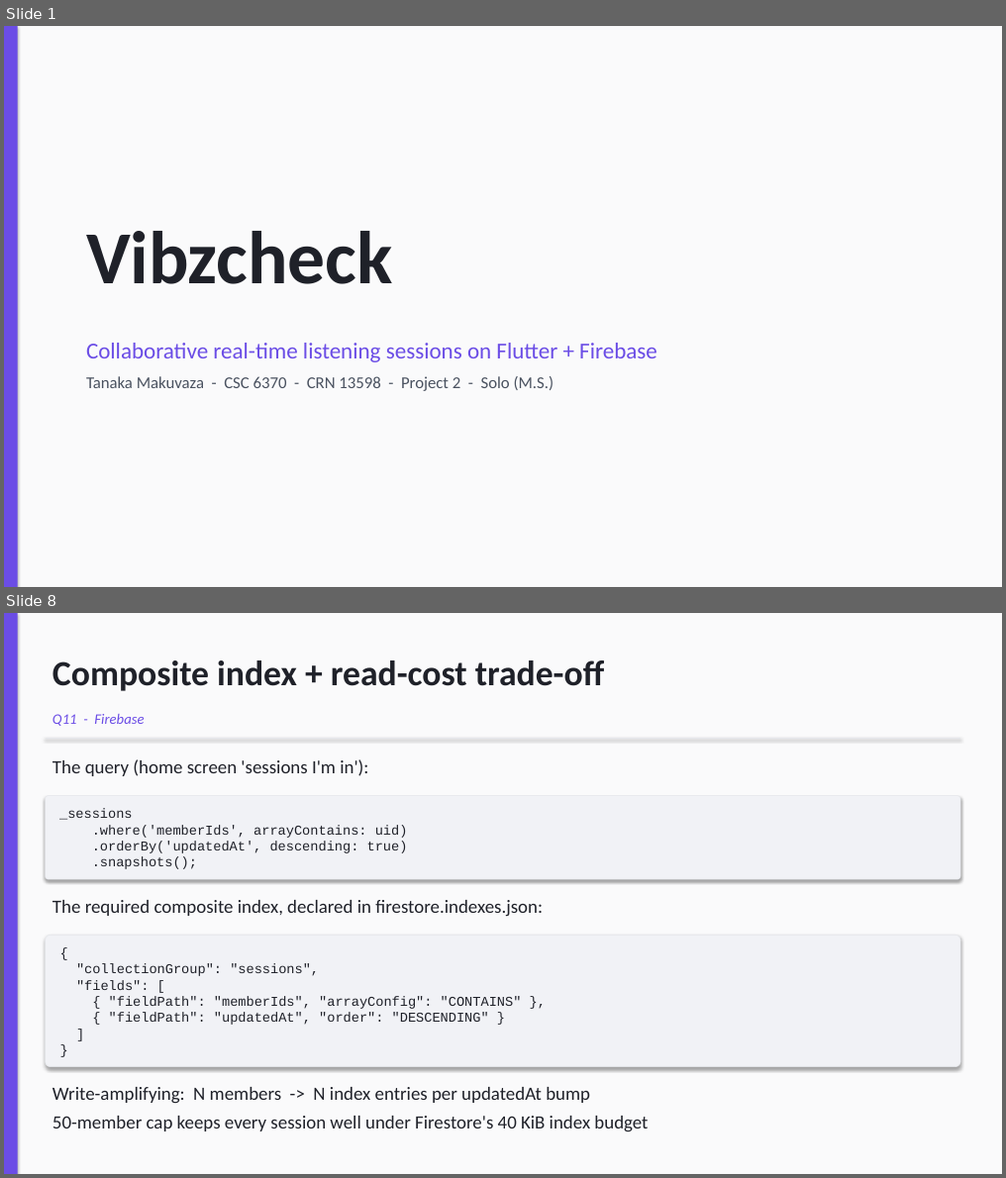
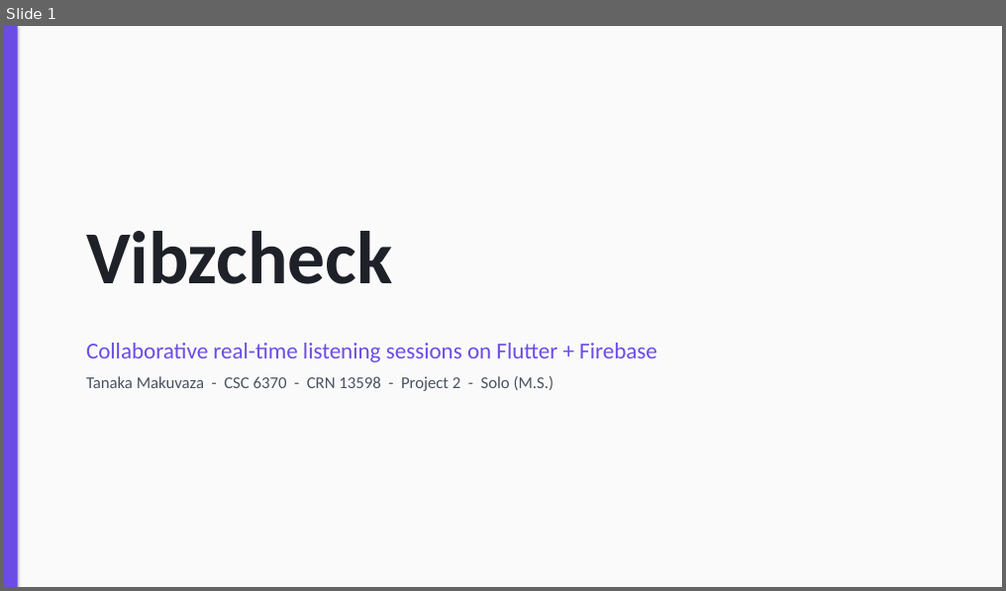
Before and after one commit to Tmaku18/vibzcheck-project2, a slide deck: submission/Vibzcheck_Presentation.pptx. Shown one above the other, each under a label of ours: slides 1 and 8 before the commit, slide 1 after it; the slides between them are not shown. The pictures are 1006x1178 and 1006x591 pixels, drawn with LibreOffice and Linux fonts; fonts in the diff are those of the drawing. Boxes give left, top, right and bottom in pixels: in the first picture for what was removed or moved away, otherwise in the second. Text is boxed around its words. In the diff, an @@ line names an element or a change of style, - is before the commit and + after.

Commit message:
docs(presentation): rewrite all slide text in plain conversational English while keeping important code examples (rules, transaction, index, error mapping)

```diff
--- a/submission/Vibzcheck_Presentation.pptx
+++ b/submission/Vibzcheck_Presentation.pptx
@@ slide 8 removed at (4, 613, 1002, 1174), background #FFFFFF @@
@@ rectangle removed at (4, 613, 1002, 1174) @@
@@ rectangle removed at (4, 613, 18, 1174) @@
@@ text removed at (53, 661, 604, 691) @@
-Composite index + read-cost trade-off
@@ text removed at (53, 714, 144, 726) @@
-Q11 - Firebase
@@ line removed from (46, 738) to (960, 738) @@
@@ text removed at (53, 760, 368, 776) @@
-The query (home screen 'sessions I'm in'):
@@ rounded rectangle removed at (46, 796, 960, 879) @@
-_sessions
-.where('memberIds', arrayContains: uid)
-.orderBy('updatedAt', descending: true)
-.snapshots();
@@ text removed at (53, 900, 543, 917) @@
-The required composite index, declared in firestore.indexes.json:
@@ rounded rectangle removed at (46, 935, 960, 1067) @@
-{
-"collectionGroup": "sessions",
-"fields": [
-{ "fieldPath": "memberIds", "arrayConfig": "CONTAINS" },
-{ "fieldPath": "updatedAt", "order": "DESCENDING" }
-]
-}
@@ text removed at (53, 1087, 648, 1133) @@
-Write-amplifying: N members -> N index entries per updatedAt bump
-50-member cap keeps every session well under Firestore's 40 KiB index budget
```
Also in this commit, not shown: 11 slides changed, 6 slides added, 5 other slides removed, 1 other file.
